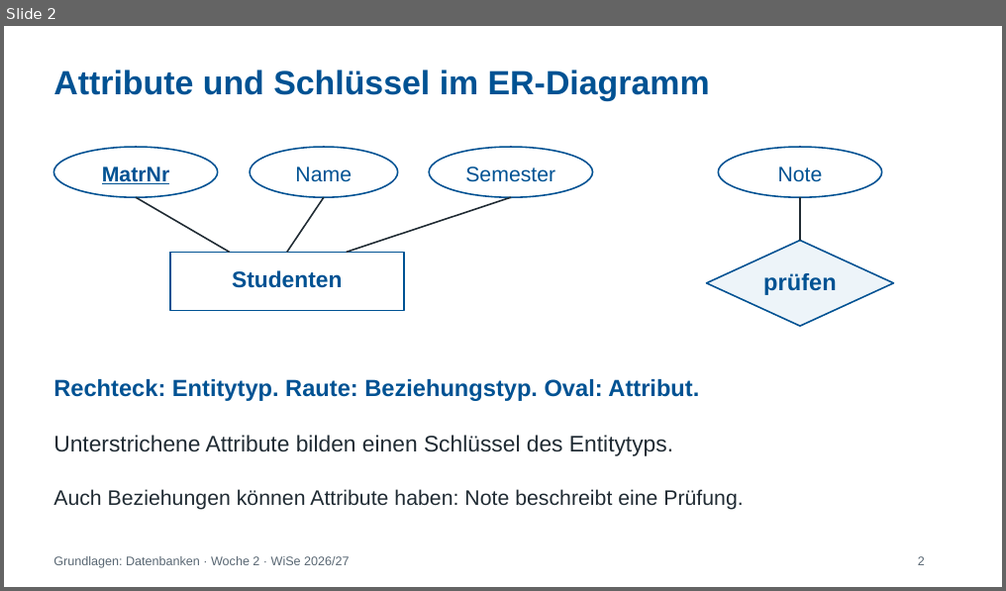
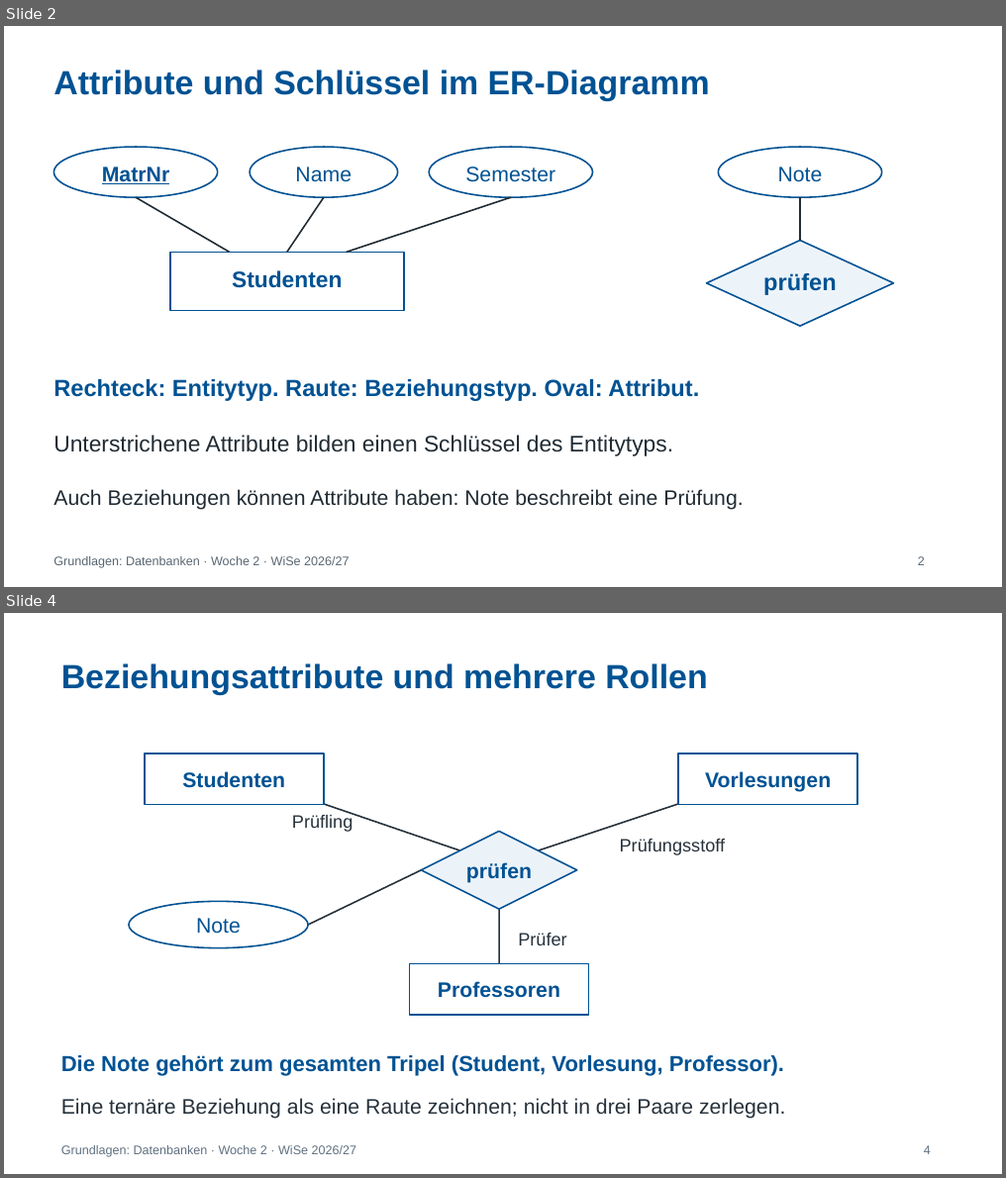
Before and after one commit to IlyaKats2005/GDB_2026-2027_Tutorium, a slide deck: folien/Woche_2_ER_Modell_Kardinalitaeten.pptx. Shown one above the other, each under a label of ours: slide 2 before the commit, slides 2 and 4 after it; the slides between them are not shown. The pictures are 1006x591 and 1006x1178 pixels, drawn with LibreOffice and Linux fonts; fonts in the diff are those of the drawing. Boxes give left, top, right and bottom in pixels: in the first picture for what was removed or moved away, otherwise in the second. Text is boxed around its words. In the diff, an @@ line names an element or a change of style, - is before the commit and + after.

```diff
--- a/folien/Woche_2_ER_Modell_Kardinalitaeten.pptx
+++ b/folien/Woche_2_ER_Modell_Kardinalitaeten.pptx
@@ slide 4 added at [4,613,1002,1174], background #FFFFFF @@
@@ text added at [61,663,707,695], 32.2 pt, text #005293, bold @@
+Beziehungsattribute und mehrere Rollen
@@ rectangle added at [145,754,325,805], fill #FFFFFF, outline #005293 1.5 pt, 20.2 pt, text #005293, bold @@
+Studenten
@@ rectangle added at [678,754,858,805], fill #FFFFFF, outline #005293 1.5 pt, 20.2 pt, text #005293, bold @@
+Vorlesungen
@@ text added at [292,814,352,832], 17.2 pt, text #26313B @@
+Prüfling
@@ line added from (324, 804) to (460, 851), #26313B 1.5 pt @@
@@ line added from (678, 804) to (539, 851), #26313B 1.5 pt @@
@@ diamond added at [421,832,576,909], fill #ECF3F8, outline #005293 1.5 pt @@
@@ text added at [620,839,725,856], 17.2 pt, text #26313B @@
+Prüfungsstoff
@@ line added from (308, 925) to (421, 870), #26313B 1.5 pt @@
@@ text added at [466,862,532,883], 20.2 pt, text #005293, bold @@
+prüfen
@@ ellipse added at [129,901,309,948], fill #FFFFFF, outline #005293 1.5 pt, 20.2 pt, text #005293 @@
+Note
@@ line added from (499, 909) to (499, 964), #26313B 1.5 pt @@
@@ text added at [518,933,566,946], 17.2 pt, text #26313B @@
+Prüfer
@@ rectangle added at [410,964,589,1016], fill #FFFFFF, outline #005293 1.5 pt, 20.2 pt, text #005293, bold @@
+Professoren
@@ text added at [61,1056,784,1076], 21 pt, text #005293, bold @@
+Die Note gehört zum gesamten Tripel (Student, Vorlesung, Professor).
@@ text added at [61,1098,785,1119], 20.2 pt, text #26313B @@
+Eine ternäre Beziehung als eine Raute zeichnen; nicht in drei Paare zerlegen.
@@ text added at [61,1146,356,1157], 12 pt, text #607080 @@
+Grundlagen: Datenbanken · Woche 2 · WiSe 2026/27
@@ text added at [924,1146,931,1155], 12 pt, text #607080 @@
+4
```
Also in this commit, not shown: 15 slides changed, 12 other slides added.
